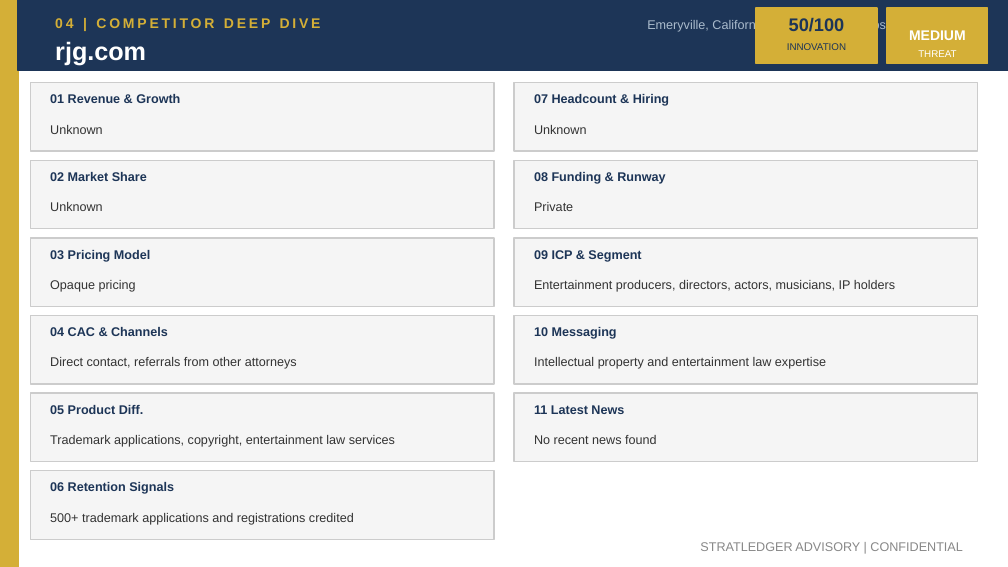
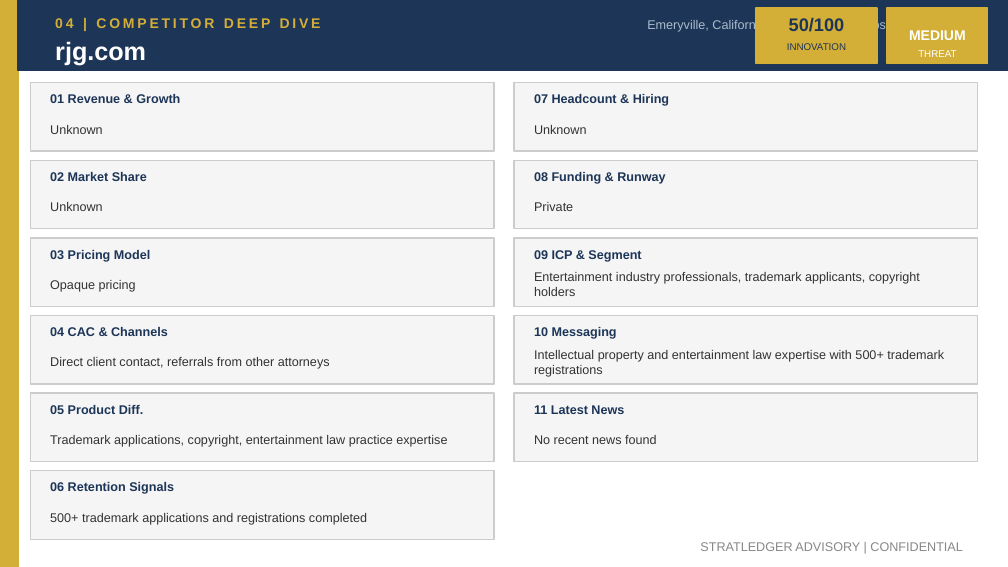
Before and after one commit to apexmakeshop-dot/droplet-commands, a slide deck: slide 6 of mesh_bioplastics_CI_Report.pptx. Drawn at 1008x567 pixels with LibreOffice and Linux fonts; fonts in the diff are those of the drawing. Boxes give left, top, right and bottom in pixels: in the first picture for what was removed or moved away, otherwise in the second. Text is boxed around its words. In the diff, an @@ line names an element or a change of style, - is before the commit and + after.

```diff
--- a/mesh_bioplastics_CI_Report.pptx
+++ b/mesh_bioplastics_CI_Report.pptx
@@ text at <box>534,272,920,296</box>: text changed @@
-Entertainment producers, directors, actors, musicians, IP holders
+Entertainment industry professionals, trademark applicants, copyright holders
@@ text at <box>50,357,330,369</box>: text changed @@
-Direct contact, referrals from other attorneys
+Direct client contact, referrals from other attorneys
@@ text at <box>534,350,944,377</box>: text changed @@
-Intellectual property and entertainment law expertise
+Intellectual property and entertainment law expertise with 500+ trademark registrations
@@ text at <box>50,435,447,447</box>: text changed @@
-Trademark applications, copyright, entertainment law services
+Trademark applications, copyright, entertainment law practice expertise
@@ text at <box>50,513,367,525</box>: text changed @@
-500+ trademark applications and registrations credited
+500+ trademark applications and registrations completed
```
Also in this commit, not shown: 4 other slides changed.
